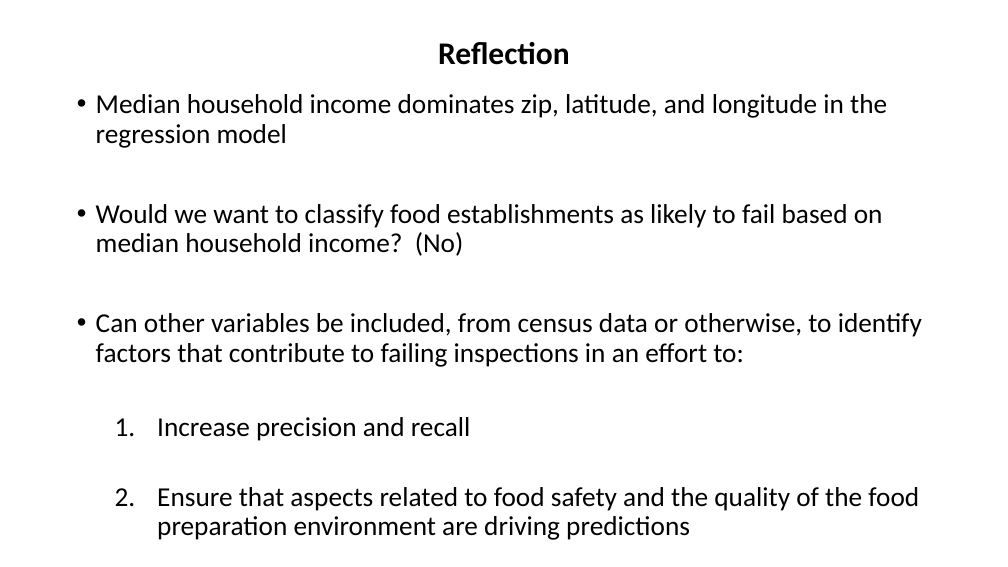
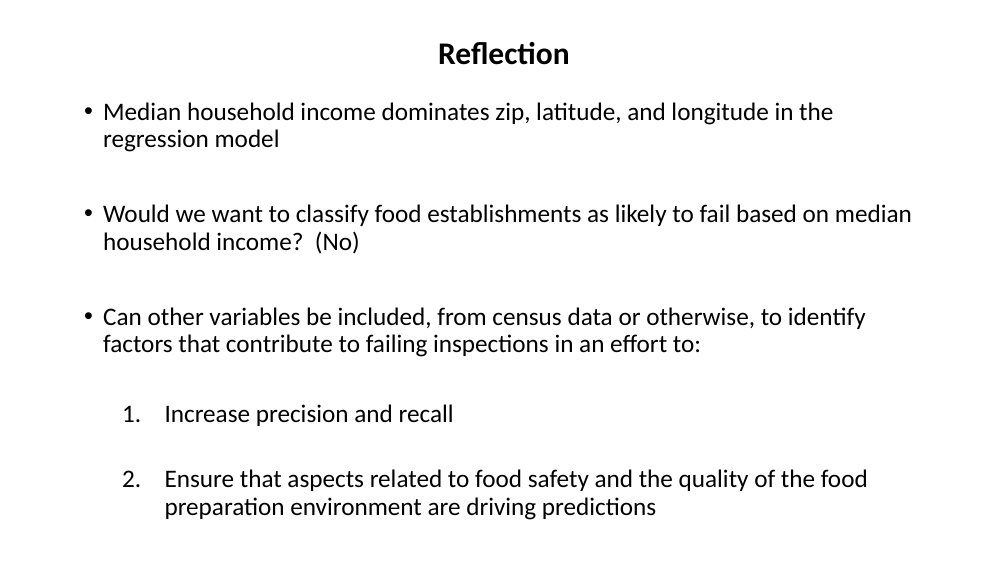
Before and after one commit to jstremme/DATA512-Research, a slide deck: slide 9 of final_project/data512_final_project_presentation.pptx. Drawn at 1008x567 pixels with LibreOffice and Linux fonts; fonts in the diff are those of the drawing. Boxes give left, top, right and bottom in pixels: in the first picture for what was removed or moved away, otherwise in the second. Text is boxed around its words. In the diff, an @@ line names an element or a change of style, - is before the commit and + after.

```diff
--- a/final_project/data512_final_project_presentation.pptx
+++ b/final_project/data512_final_project_presentation.pptx
@@ text "Median household income dominates zip, ...": place and size @@
-text "Median household income dominates zip, ..." at bbox=[96, 94, 922, 540]
+text "Median household income dominates zip, ..." at bbox=[103, 102, 912, 520]
@@ text "Median household income dominates zip, ..." at bbox=[103, 102, 912, 520]: size 26 to 24 pt @@
```
Also in this commit, not shown: 1 other slide changed, 2 slides added.
